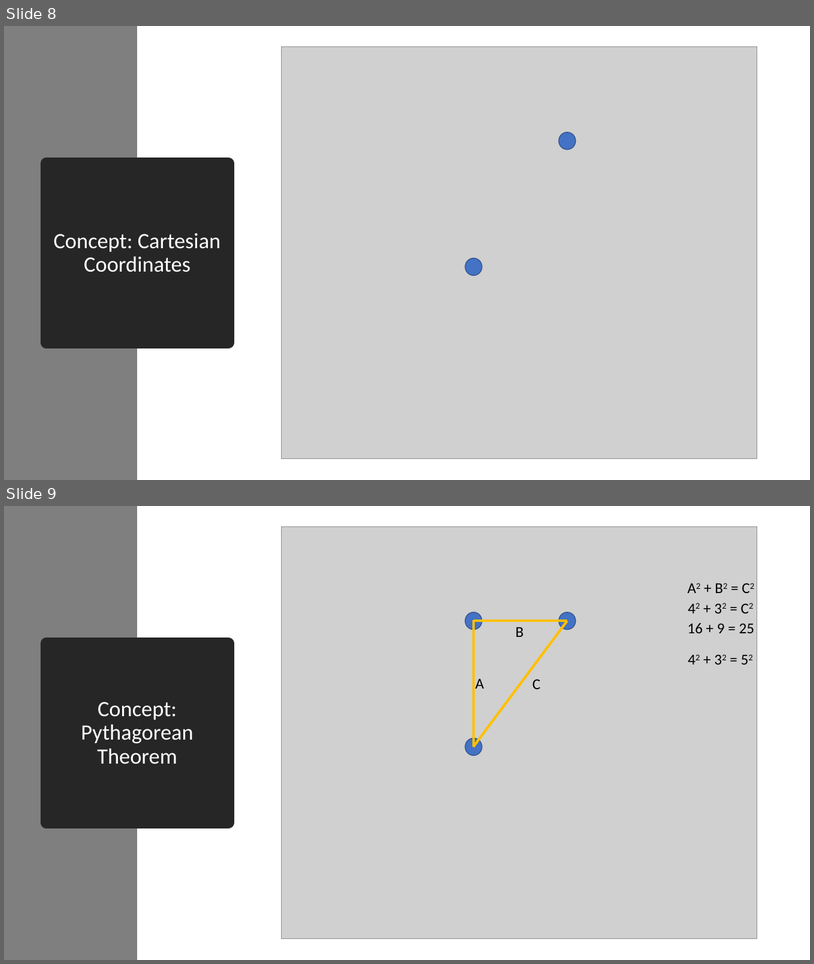
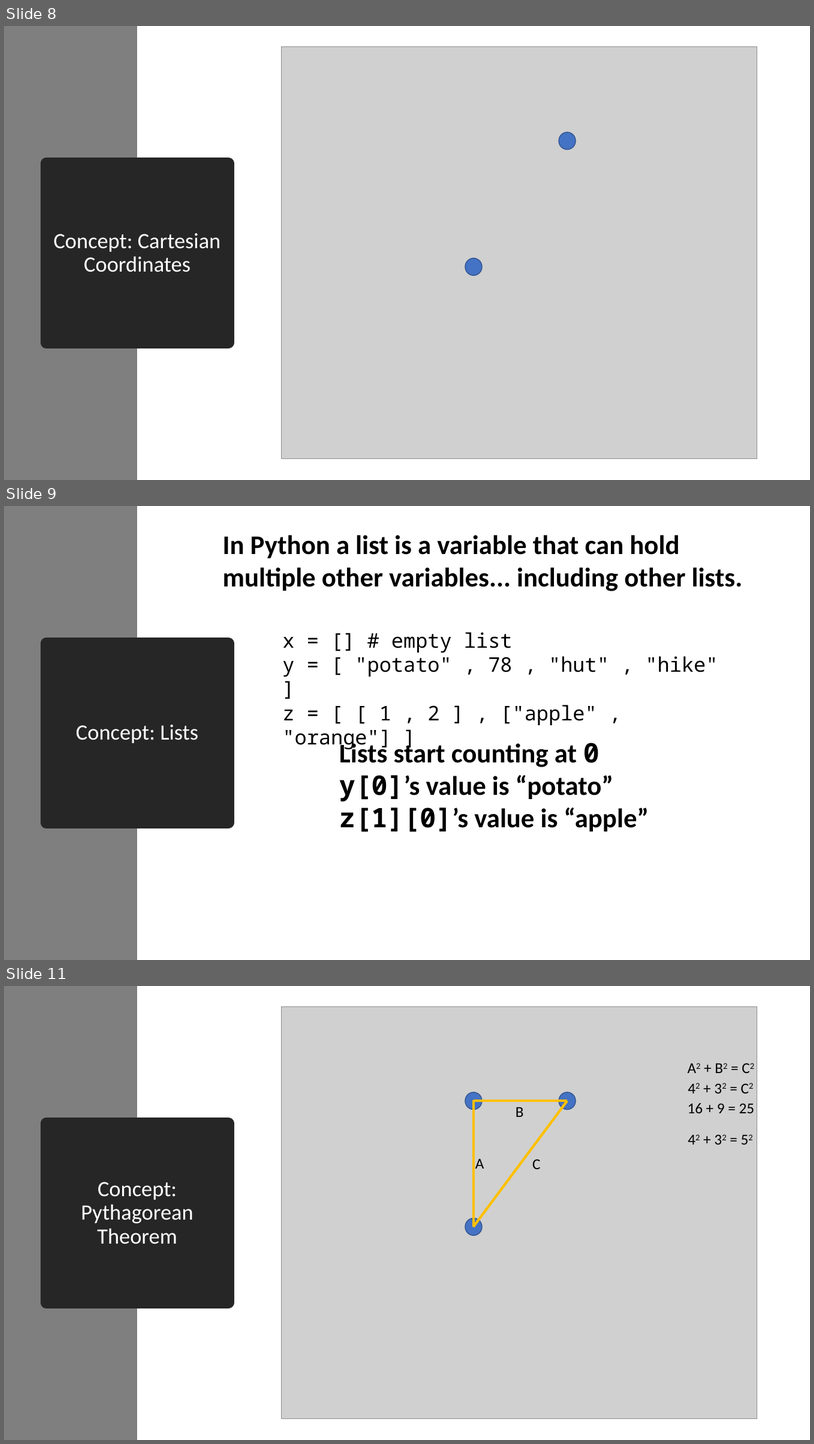
Before and after one commit to seattlecoderdojo/PythonDay-TreasureHunt, a slide deck: Python Day - Intermediate.pptx. Shown one above the other, each under a label of ours: slides 8 and 9 before the commit, slides 8, 9 and 11 after it; the slides between them are not shown. The pictures are 814x964 and 814x1444 pixels, drawn with LibreOffice and Linux fonts; fonts in the diff are those of the drawing; grey boxes stand for pictures. Boxes give left, top, right and bottom in pixels: in the first picture for what was removed or moved away, otherwise in the second. Text is boxed around its words. In the diff, an @@ line names an element or a change of style, - is before the commit and + after.

```diff
--- a/Python Day - Intermediate.pptx
+++ b/Python Day - Intermediate.pptx
@@ slide 9 added at (4, 506, 810, 960), background #FFFFFF @@
@@ rectangle added at (4, 506, 137, 960), fill #7F7F7F @@
@@ text added at (223, 535, 743, 591), 32 pt, text #000000, bold @@
+In Python a list is a variable that can hold
+multiple other variables... including other lists.
@@ title added at (47, 643, 228, 822), fill #262626, outline #262626 13.75 pt, 26 pt, text #FFFFFF @@
+Concept: Lists
@@ text added at (282, 632, 718, 750), 24 pt, text #000000 @@
+x = [] # empty list
+y = [ "potato" , 78 , "hut" , "hike" ]
+z = [ [ 1 , 2 ] , ["apple" , "orange"] ]
@@ text added at (339, 740, 649, 832), 32 pt, text #000000, bold @@
+Lists start counting at 0
+y[0]’s value is “potato”
+z[1][0]’s value is “apple”
@@ what was slide 9 is now slide 11 @@
```
Also in this commit, not shown: 3 other slides added, 2 slides removed, 2 other files.
